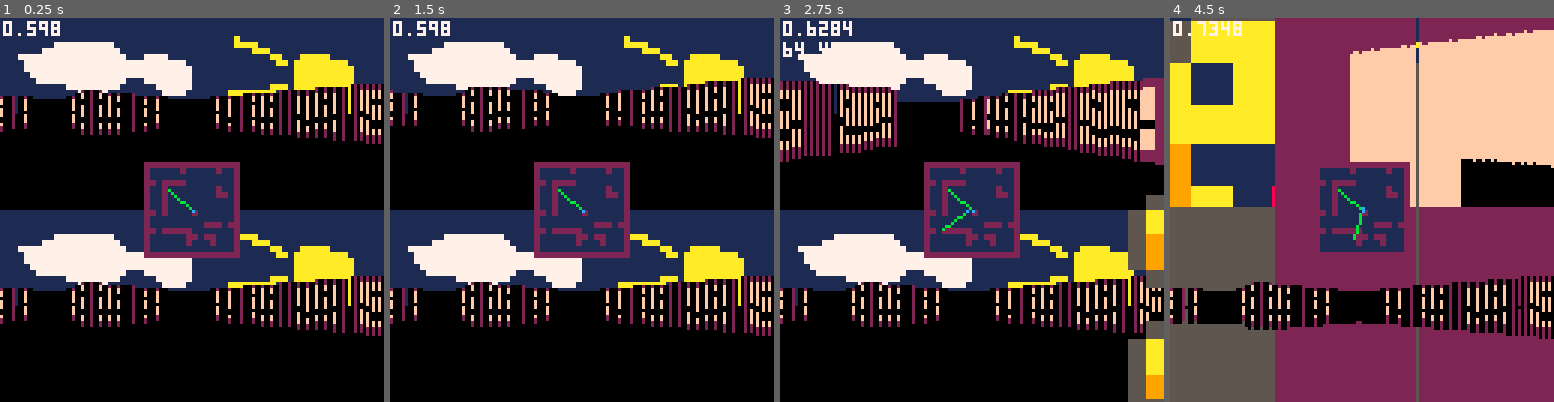
Above: before the commit, frames 1-4 (left to right).
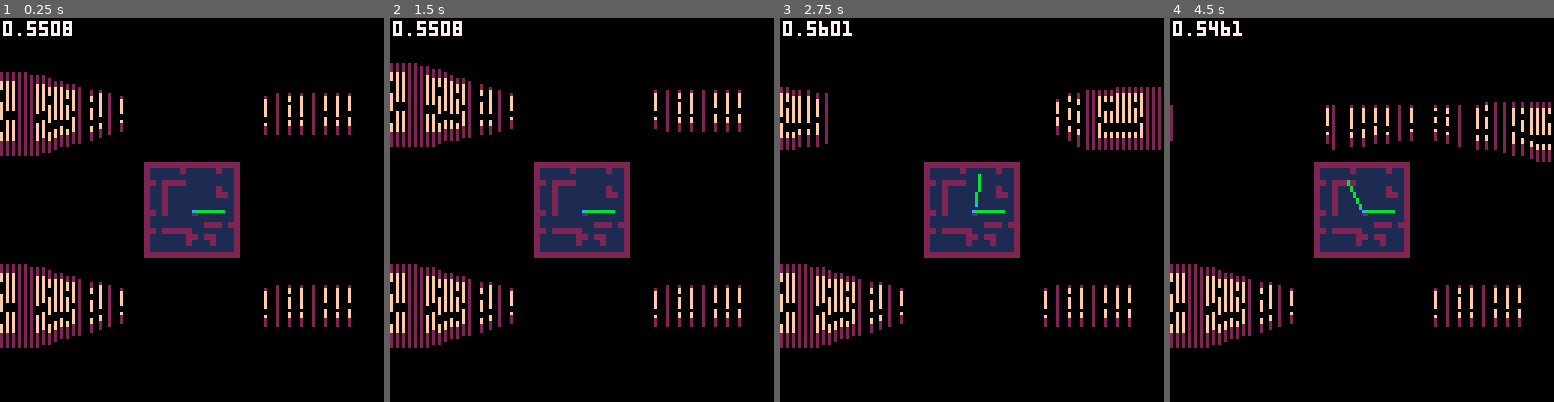
Above: after the commit, the same moments.

Repository: FranciscoMurias/16-Shades-of-Pico
Game: PICO-8 cartridge game.p8
Two runs of this game, one before a commit and one after it. Both use one fixed random seed, a clock stepped at 60 frames per second and the inputs below.
Inputs:
- Up to frame 1 (0.25 s): no input
- Up to frame 2 (1.5 s): tap X (X key) at 0.33, 1.07 s; tap O (Z key) at 0.7 s
- Up to frame 3 (2.75 s): hold Right 1.6-2.1 s; tap O (Z key) at 1.7, 2.1, 2.5 s; tap X (X key) at 1.85 s; hold Up 2.15-2.42 s; hold Right from 2.47 s (still down)
- Up to frame 4 (4.5 s): tap O (Z key) every 0.4 s from 2.9 to 4.1 s; tap X (X key) at 2.97, 4.08 s; release Right at 3.03 s; hold Left 3.08-3.58 s; hold Down 3.63-3.97 s; hold Right from 4.02 s (still down)

The runs differ from the first frame. In frame 1, 44% of the frame differs, in the area x 0-100%, y 0-86%; in frame 2, 43%; in frame 3, 47%; in frame 4, 82%, in the area x 0-100%, y 0-100%.

Commit message:
Collisions and ground

Diff:
--- a/game.p8
+++ b/game.p8
@@ -13,7 +13,7 @@
 local planewidth = -2*sin(fov/2)/cos(fov/2)
 local planeheight = 128/planewidth/2
 local screenox = 0
-local screenoy = 64
+local screenoy = 0
 local screenh = 64
 local screenw = 128
 local zbuffer={}
@@ -28,18 +28,24 @@
 camera.planex = 0
 camera.planey = planewidth
 camera.update = function()
+camera.drawfloor = true
 	camera.planex = planewidth*camera.diry
 	camera.planey = -planewidth*camera.dirx
 end
+
+local floordist = {}
 
 
 --entity
 local entity = {
 	x=8, y=8, z=0.5,
+	px=8,py=8,
 	spr = 4,
 	remove = false,
 	dist = -1,
-	visible = true
+	visible = true,
+	dolevelcollisions = true,
+	radius = 0.25
 }
 
 function entity:new(o)
@@ -49,13 +55,67 @@
 	return o
 end
 
+function entity:preupdate()
+	self.px = self.x
+	self.py = self.y
+end
+function entity:update()
+end
+function entity:levelcollisions()
+	if (not self.dolevelcollisions) then return end
+
+	local nx,ny = 0,0
+
+	self.x = stepto(self.px,self.x,self.radius-0.01)
+	self.y = stepto(self.py,self.y,self.radius-0.01)
+
+	local xc = flr(self.x)
+	local yc = flr(self.y)
+
+	if (tileissolid(mget(xc,yc))) then
+		self.x = self.px
+		xc = flr(self.x)
+	end
+
+	local xr = self.x - xc
+	local yr = self.y - yc
+
+	if (tileissolid(mget(xc-1,yc)) and xr < self.radius) then
+		xr = self.radius
+		nx = 1
+		ny = 0
+	end
+	if (tileissolid(mget(xc+1,yc)) and xr >= 1 - self.radius) then
+		xr = 1-self.radius
+		nx = -1
+		ny = 0
+	end
+
+	self.x = xc + xr
+	xc = flr(self.x)
+
+	if (tileissolid(mget(xc,yc-1)) and yr < self.radius) then
+		yr = self.radius
+		nx = 0
+		ny = 1
+	end
+	if (tileissolid(mget(xc,yc+1)) and yr >= 1 - self.radius) then
+		yr = 1-self.radius
+		nx = 0
+		ny = -1
+	end
+
+	self.y = yc + yr
+end
+
 --player
 local player = entity:new({
 	ind = 0,
-	dir = rnd(1),
+	dir = 0,
 	dirx = 0,
 	diry = 0
 })
+
 function player:update()
 	if(btn(0, self.ind)) do self.dir -= 0.01 end
 	if(btn(1, self.ind)) do self.dir += 0.01 end
@@ -102,18 +162,22 @@
 
 function _update()
 
-	player1:update()
-	player2:update()
-
-	--camera.z = 0.5 + 0.15*sin(2*t)
-	camera.z = max(0,min(camera.z,1))
+	for e in all(entities) do
+		e:preupdate()
+	end
+	for e in all(entities) do
+		e:update()
+	end
+	for e in all(entities) do
+		e:levelcollisions()
+	end
 end
 
 function _draw()
 	cls(0)
 
-	sspr(0,32,64,16,0,0,128,32)
-	sspr(0,32,64,16,0,64,128,32)
+	--sspr(0,32,64,16,0,0,128,32)
+	--sspr(0,32,64,16,0,64,128,32)
 
 	screenoy = 0
 	camera.x = player1.x
@@ -122,6 +186,7 @@
 	camera.dirx = player1.dirx
 	camera.diry = player1.diry
 	camera.update()
+	camera.drawfloor = false
 	draw3d()
 
 	screenoy = 64
@@ -131,12 +196,12 @@
 	camera.dirx = player2.dirx
 	camera.diry = player2.diry
 	camera.update()
+	camera.drawfloor = false
 	draw3d()
 
 	drawmap()
 
 	print(stat(1),1,1,7)
-	--line(32,0,32,63,12)
 end
 
 function drawmap()
@@ -166,6 +231,12 @@
 	local sleft = screenox
 	local sright = screenox+screenw
 
+	for i=0,screenh/2-1 do
+		floordist[i] = abs((1-camera.z) / ((i - screenh/2)/planeheight))
+	end
+	for i=screenh/2,screenh-1 do
+		floordist[i] = abs(camera.z / ((i - screenh/2)/planeheight))
+	end
 
 	-- level render
 	for x=0,127 do
@@ -240,9 +311,11 @@
 			local l = flr(h * camera.z)
 			local bottom = svmid + l
 			local top = bottom - h
+			wallx -= flr(wallx)
+
 
 			if (dither(d,x)) then
-				wallx -= flr(wallx)
+
 				texx = flr(wallx * 8)
 				if (not side and raydirx > 0) then texx = 8-texx-1 end
 				if (side and raydiry < 0) then texx = 8-texx-1 end
@@ -250,28 +323,39 @@
 				local ya = top
 				local inc = h*0.125
 				local yb = ya+inc
+				local color
 				for yi=0,7 do
+					if (ya >= sbottom) then break end
 					if (max(ya,stop) < yb) then
-						local color = sget(24+flr(texx),yi)
-						line(x,max(ya,stop),x,min(yb-1,sbottom-1),color)
-
-
+						color = sget(24+flr(texx),yi)
+						line(x,max(ya,stop),x,min(yb,sbottom-1),color)
 					end
 					ya = yb
 					yb += inc
 				end
-				if (x==32) print(sbottom..' '..yb,1,8,7)
-
-				--[[
-				if (side) then
-					line(x,top,x,bottom,5)
-				else
-					line(x,top,x,bottom,6)
-				end
-				]]--
+
 			else
 				line(x,top,x,bottom,0)
 			end
+
+			--floor render
+			local startf = min(bottom+1,sbottom-1)
+			local endf = sbottom-1
+			if (camera.drawfloor and startf<sbottom) then
+				for y=startf,endf do
+					local fx = camera.x + raydirx * floordist[y-screenoy]
+					local fy = camera.y + raydiry * floordist[y-screenoy]
+					--local fx = x1 + y/(endf-startf) * (x2-x1)
+					--local fy = y1 + y/(endf-startf) * (y2-y1)
+
+					fx -= flr(fx)
+					fy -= flr(fy)
+					if (color != 7 and (fx < 0.05 or fx > 0.95 or fy < 0.05 or fy > 0.95)) then
+						pset(x,y,8)
+					end
+				end
+			end
+
 
 			--floor and sky
 			--if (max(top,stop)>stop+1) then line(x,stop,x,top-1,12) end
@@ -293,45 +377,48 @@
 
 	for e in all(entities) do
 		if (e.dist > 0 and e.dist < 25) then
-		local sprx = e.x - camera.x
-		local spry = e.y - camera.y
-		local invdet = 1 / (camera.planex*camera.diry - camera.dirx*camera.planey)
-		local transx = invdet * (camera.diry*sprx - camera.dirx*spry)
-		local transy = invdet * (-camera.planey*sprx + camera.planex*spry)
-		--local vmovescreen = flr(e.z / transy)
-
-		local l = screenoy+screenh/2+flr(planeheight / transy / 2 * camera.z)
-		local sprscreenx = flr(64 * (1 + transx/transy))
-		local sprsize = abs(flr(planeheight / transy))
-		local sprwidth = sprsize / 2
-		local sprheight = sprsize / 2
-		local xstart = flr(-sprwidth/2 + sprscreenx)
-		local xend = flr(sprwidth/2 + sprscreenx)
-		local ystart = flr(-sprheight + svmid+sprsize*(camera.z-0.5))
-		local yend = flr(sprheight + svmid+sprsize*(camera.z-0.5))
-
-		for stripe=max(xstart,sleft),min(xend-1,sright-1) do
-			if (transy > 0.2 and transy < zbuffer[stripe] and dither(transy, stripe+1)) then
-				local texx = flr((stripe - xstart) * 8 / sprwidth)
-				local ya = ystart
-				local inc = sprheight*0.125
-				local yb = ya+inc
-
-				for yi=0,15 do
-					if (max(ya,0) < yb) then
-						local color = sget(32+texx,yi%8)
-						if (color != 0) then line(stripe,max(ya,stop),stripe,min(yb-1,sbottom-1),color) end
+			local sprx = e.x - camera.x
+			local spry = e.y - camera.y
+			local invdet = 1 / (camera.planex*camera.diry - camera.dirx*camera.planey)
+			local transx = invdet * (camera.diry*sprx - camera.dirx*spry)
+			local transy = invdet * (-camera.planey*sprx + camera.planex*spry)
+			--local vmovescreen = flr(e.z / transy)
+
+			local l = screenoy+screenh/2+flr(planeheight / transy / 2 * camera.z)
+			local sprscreenx = flr(64 * (1 + transx/transy))
+			local sprsize = abs(flr(planeheight / transy))
+			local sprwidth = sprsize / 2
+			local sprheight = sprsize / 2
+			local xstart = flr(-sprwidth/2 + sprscreenx)
+			local xend = flr(sprwidth/2 + sprscreenx)
+			local ystart = flr(-sprheight + svmid+sprsize*(camera.z-0.5))
+			local yend = flr(sprheight + svmid+sprsize*(camera.z-0.5))
+
+			for stripe=max(xstart,sleft),min(xend-1,sright-1) do
+				if (transy > 0.2 and transy < zbuffer[stripe] and dither(transy, stripe+1)) then
+					local texx = flr((stripe - xstart) * 8 / sprwidth)
+					local ya = ystart
+					local inc = sprheight*0.125
+					local yb = ya+inc
+
+					for yi=0,15 do
+						if (max(ya,0) < yb) then
+							local color = sget(32+texx,yi%8)
+							if (color != 0) then line(stripe,max(ya,stop),stripe,min(yb-1,sbottom-1),color) end
+						end
+						ya = yb
+						yb += inc
 					end
-					ya = yb
-					yb += inc
+
+					--line(stripe,ystart,stripe,yend,8)
 				end
-
-				--line(stripe,ystart,stripe,yend,8)
 			end
 		end
-		end
-	end
-end
+	end
+end
+
+
+--Util
 
 function dither(d,x)
 	if (d < 2) return true;
@@ -360,6 +447,17 @@
 		qsort(t, cmp, i, p - 1)
 		qsort(t, cmp, p + 1, j)
 	end
+end
+
+function stepto(a,b,x)
+	local d = abs(b-a)
+	if (d<x) then return b end
+	return a + x*sgn(b-a)
+end
+
+function tileissolid(t)
+	if (t==2) then return true end
+	return false
 end
 
 
